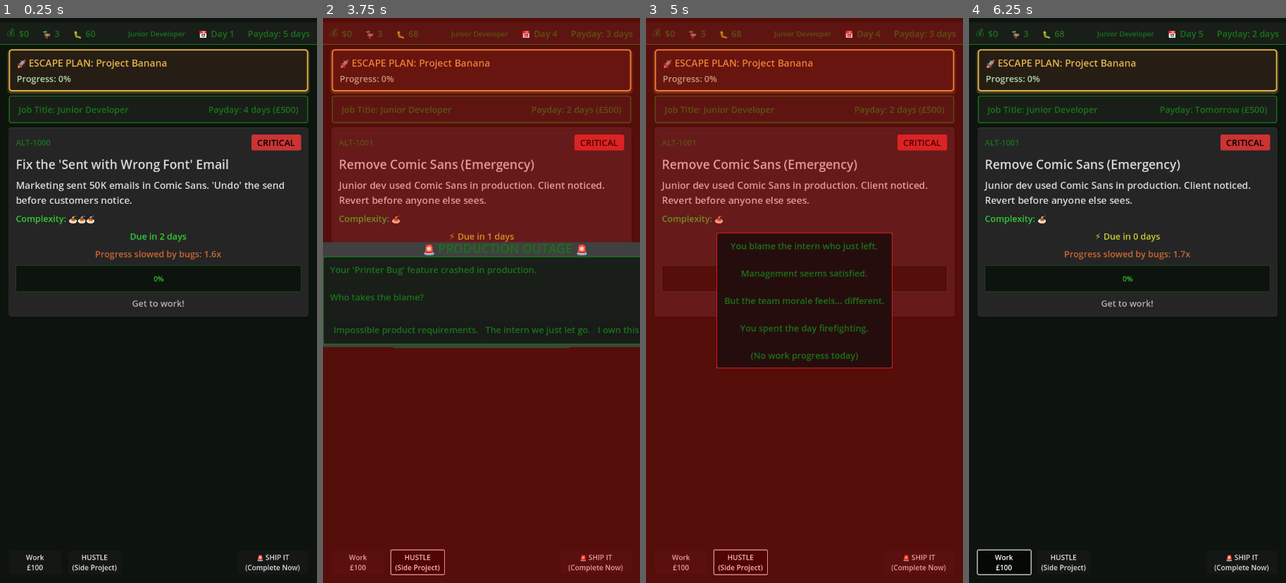
Above: before the commit, frames 1-4 (left to right).
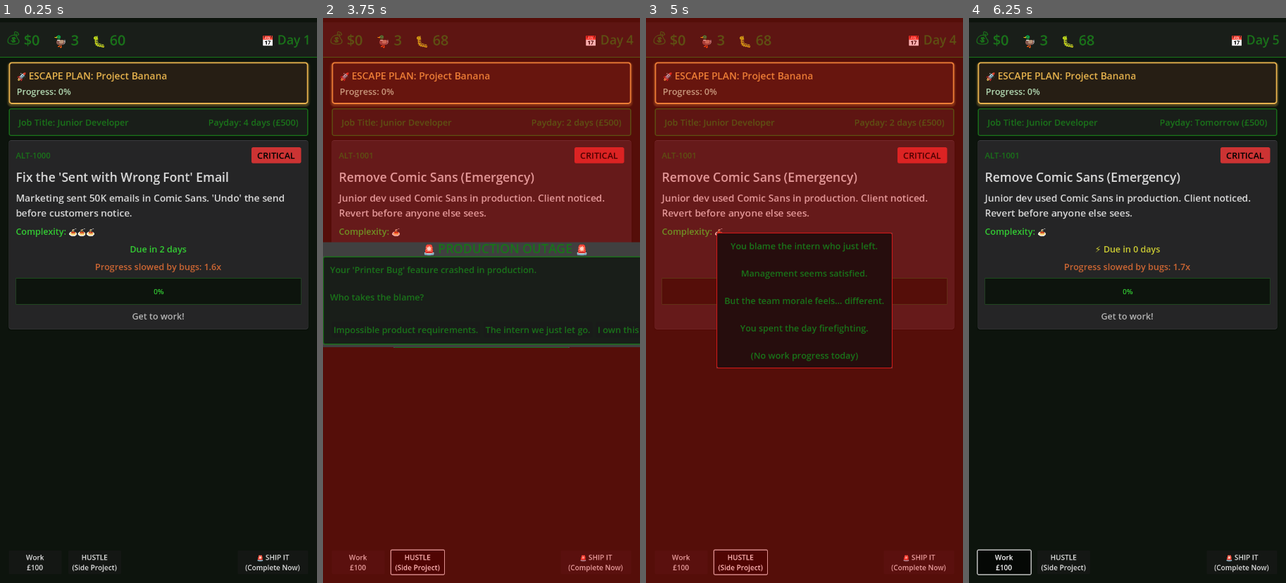
Above: after the commit, the same moments.

Repository: lmchoi/alt-f-this
Game: Godot game, scene res://scenes/game_ui.tscn
Two runs of this game, one before a commit and one after it. Both use one fixed random seed, a clock stepped at 60 frames per second and the inputs below.
Inputs:
- Up to frame 1 (0.25 s): no input
- Up to frame 2 (3.75 s): click "Work £100" at 0.5 s; click "The intern we just let go." at 1.25 s; click "HUSTLE (Side Project)" at 2 s; click "🚨 SHIP IT (Complete Now)" at 2.75 s; click "Ship It Now" at 3.5 s
- Up to frame 3 (5 s): click "The intern we just let go." at 4.25 s
- Up to frame 4 (6.25 s): click "Work £100" at 5 s; click "Ask for Extension" at 5.75 s

The runs differ from the first frame. In frame 1, 16% of the frame differs, in the area x 0-100%, y 1-56%; in frame 2, 7.2%; in frame 3, 7.2%; in frame 4, 16%.

Commit message:
Revert "Condense top bar: add payday counter and job title"
This reverts commit 1ad9dd61fc2c07683b21c2863ebab545c721120c.

Diff:
--- a/scenes/top_bar.gd
+++ b/scenes/top_bar.gd
@@ -4,7 +4,6 @@
 @onready var ducks_value := $"%DucksValue"
 @onready var bugs_value := $"%BugsValue"
 @onready var day_value := $"%DayValue"
-@onready var payday_label := $"%PaydayLabel"
 
 func _ready():
 	GameManager.money_changed.connect(_update_money)
@@ -17,7 +16,6 @@
 	_update_ducks(GameManager.ducks)
 	_update_bugs(GameManager.bugs)
 	_update_day(GameManager.day)
-	_update_payday(GameManager.days_until_payday)
 
 func _update_money(amount: int):
 	money_value.text = "$" + str(amount)
@@ -30,7 +28,3 @@
 
 func _update_day(day: int):
 	day_value.text = "Day " + str(day)
-	_update_payday(GameManager.days_until_payday)
-
-func _update_payday(days: int):
-	payday_label.text = "Payday: " + str(days) + (" day" if days == 1 else " days")
--- a/scenes/top_bar.tscn
+++ b/scenes/top_bar.tscn
@@ -8,14 +8,14 @@
 border_width_bottom = 2
 border_color = Color(0.1, 0.45, 0.1, 1)
 content_margin_left = 15.0
-content_margin_top = 8.0
+content_margin_top = 12.0
 content_margin_right = 15.0
-content_margin_bottom = 8.0
+content_margin_bottom = 12.0
 
 [node name="TopBar" type="PanelContainer"]
-custom_minimum_size = Vector2(0, 50)
+custom_minimum_size = Vector2(0, 80)
 offset_right = 720.0
-offset_bottom = 50.0
+offset_bottom = 80.0
 theme = ExtResource("2_main_theme")
 theme_override_styles/panel = SubResource("StyleBoxFlat_top_bar")
 script = ExtResource("1_topbar")
@@ -30,13 +30,13 @@
 
 [node name="MoneyIcon" type="Label" parent="HBoxContainer/MoneyContainer"]
 layout_mode = 2
-theme_override_font_sizes/font_size = 20
+theme_override_font_sizes/font_size = 32
 text = "💰"
 
 [node name="MoneyValue" type="Label" parent="HBoxContainer/MoneyContainer"]
 unique_name_in_owner = true
 layout_mode = 2
-theme_override_font_sizes/font_size = 20
+theme_override_font_sizes/font_size = 32
 text = "$0"
 
 [node name="DucksContainer" type="HBoxContainer" parent="HBoxContainer"]
@@ -45,13 +45,13 @@
 
 [node name="DucksIcon" type="Label" parent="HBoxContainer/DucksContainer"]
 layout_mode = 2
-theme_override_font_sizes/font_size = 20
+theme_override_font_sizes/font_size = 32
 text = "🦆"
 
 [node name="DucksValue" type="Label" parent="HBoxContainer/DucksContainer"]
 unique_name_in_owner = true
 layout_mode = 2
-theme_override_font_sizes/font_size = 20
+theme_override_font_sizes/font_size = 32
 text = "2"
 
 [node name="BugsContainer" type="HBoxContainer" parent="HBoxContainer"]
@@ -60,23 +60,18 @@
 
 [node name="BugsIcon" type="Label" parent="HBoxContainer/BugsContainer"]
 layout_mode = 2
-theme_override_font_sizes/font_size = 20
+theme_override_font_sizes/font_size = 32
 text = "🐛"
 
 [node name="BugsValue" type="Label" parent="HBoxContainer/BugsContainer"]
 unique_name_in_owner = true
 layout_mode = 2
-theme_override_font_sizes/font_size = 20
+theme_override_font_sizes/font_size = 32
 text = "0"
 
 [node name="Spacer" type="Control" parent="HBoxContainer"]
 layout_mode = 2
 size_flags_horizontal = 3
-
-[node name="JobLabel" type="Label" parent="HBoxContainer"]
-layout_mode = 2
-theme_override_font_sizes/font_size = 16
-text = "Junior Developer"
 
 [node name="DayContainer" type="HBoxContainer" parent="HBoxContainer"]
 layout_mode = 2
@@ -84,21 +79,11 @@
 
 [node name="DayIcon" type="Label" parent="HBoxContainer/DayContainer"]
 layout_mode = 2
-theme_override_font_sizes/font_size = 20
+theme_override_font_sizes/font_size = 28
 text = "📅"
 
 [node name="DayValue" type="Label" parent="HBoxContainer/DayContainer"]
 unique_name_in_owner = true
 layout_mode = 2
-theme_override_font_sizes/font_size = 20
+theme_override_font_sizes/font_size = 28
 text = "Day 1"
-
-[node name="PaydayContainer" type="HBoxContainer" parent="HBoxContainer"]
-layout_mode = 2
-theme_override_constants/separation = 8
-
-[node name="PaydayLabel" type="Label" parent="HBoxContainer/PaydayContainer"]
-unique_name_in_owner = true
-layout_mode = 2
-theme_override_font_sizes/font_size = 20
-text = "Payday: 5 days"
